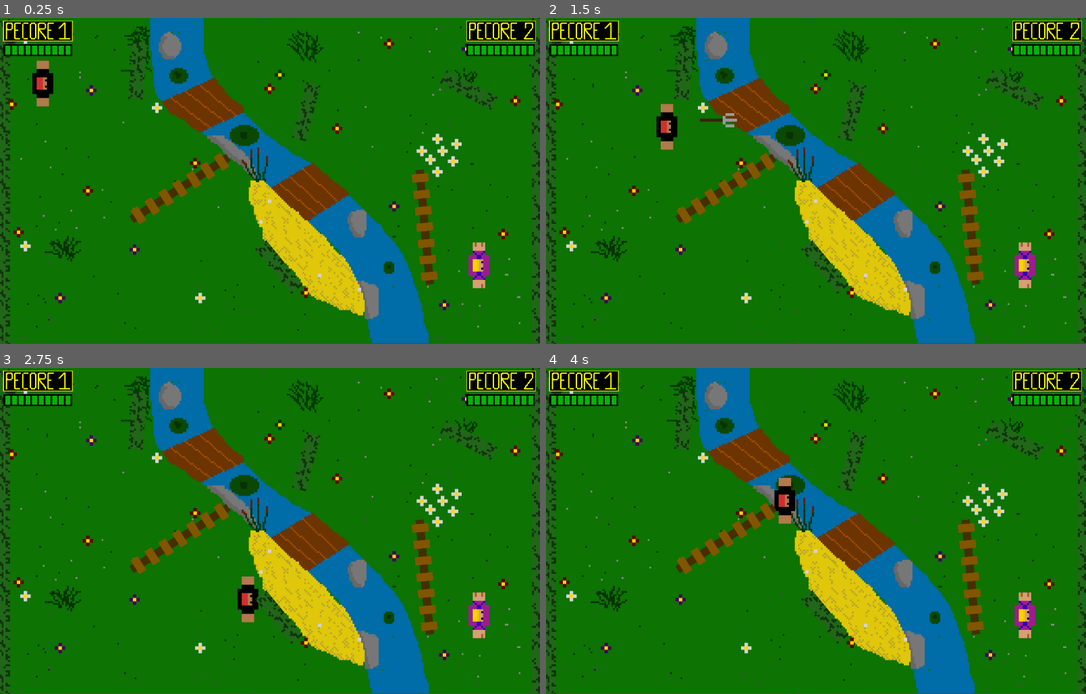
Above: before the commit, frames 1-4 (two rows, left to right).
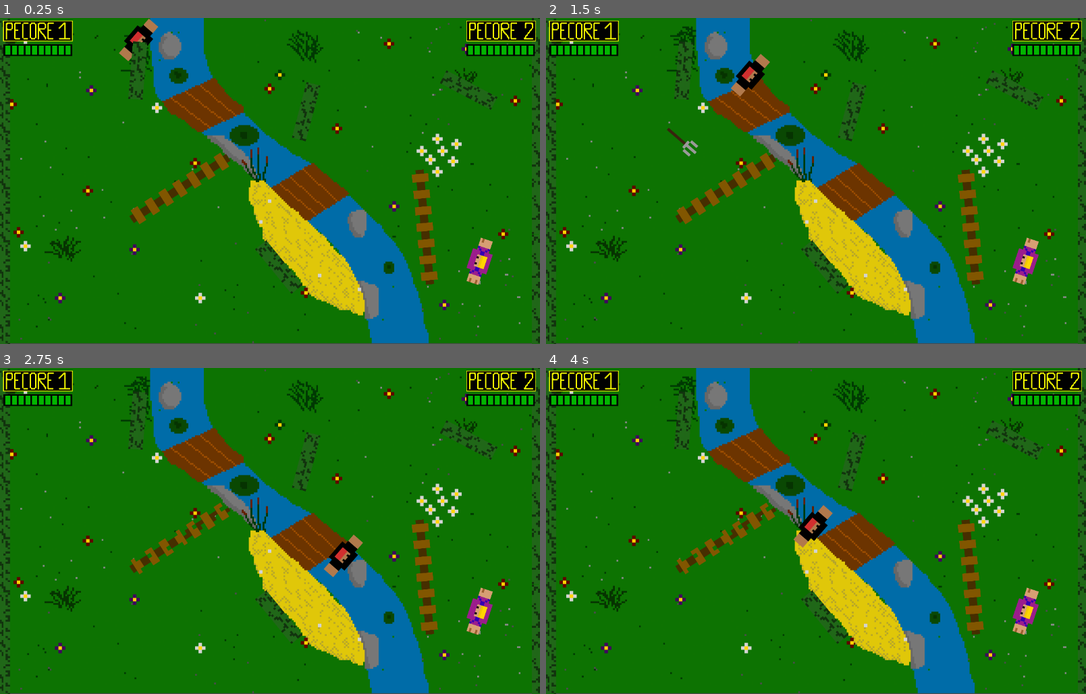
Above: after the commit, the same moments.

Repository: GuenotF/Proto_Pecore_Fight
Game: Godot game, scene res://_Scenes/Map.tscn
Two runs of this game, one before a commit and one after it. Both use one fixed random seed, a clock stepped at 60 frames per second and the inputs below. The engine's default icon, where the game draws it, is replaced by a stand-in: a white triangle on a blue panel in a dark square. Sound files missing from this copy of the repository are replaced by a short silence.
Inputs (mouse positions are in pixels of both pictures, inside the frame that each line leads up to):
- Up to frame 1 (0.25 s): no input
- Up to frame 2 (1.5 s): tap Enter at 0.5 s; move the mouse to (934, 164) at 0.52 s; hold D (move_right) 0.53-1.28 s; hold Space (ui_select) 0.53-1.28 s; move the mouse to (708, 197) at 1.27 s; hold S (move_down) from 1.28 s (still down); click (708, 197) at 1.35 s
- Up to frame 3 (2.75 s): tap Space (ui_select) at 1.52, 1.55, 1.82 s; move the mouse to (324, 459) at 2.02 s; release S (move_down) at 2.03 s; hold D (move_right) from 2.03 s (still down); hold Space (ui_select) from 2.03 s (still down)
- Up to frame 4 (4 s): move the mouse to (789, 596) at 2.77 s; release D (move_right) at 2.78 s; release Space (ui_select) at 2.78 s; hold Z (move_up) 2.78-3.53 s; click (789, 596) at 2.85 s; tap Space (ui_select) at 3.02, 3.05, 3.32 s; move the mouse to (978, 579) at 3.52 s; hold Q (move_left) from 3.53 s (still down); hold Space (ui_select) from 3.53 s (still down)

The runs differ from the first frame. In frame 1, 1.2% of the frame differs, in the area x 6-92%, y 0-84%; in frame 2, 1.5%, in the area x 20-92%, y 10-84%; in frame 3, 1.4%; in frame 4, 1.4%.
Error after the commit: Invalid call. Nonexistent function 'add_' in base 'Sprite'. (res://Scripts/Player.gd:108)

Commit message:
Deadzone and test ad sprite

Diff:
--- a/Scripts/HUD.gd
+++ b/Scripts/HUD.gd
@@ -22,6 +22,7 @@
 
 var p1_winned = false;
 var p2_winned = false;
+var game_over = false;
 
 # Called when the node enters the scene tree for the first time.
 func _ready():
@@ -41,6 +42,7 @@
 	$hurt1.play()
 	life_p1_sprite.set_texture(life[hp])
 	if hp == 0:
+		game_over = true
 		p2_winned = true
 		$sound_P2_Wins.play()
 		p2_wins.show()
@@ -50,6 +52,7 @@
 	$hurt2.play()
 	life_p2_sprite.set_texture(life[hp])
 	if hp == 0:
+		game_over = true
 		p1_winned = true
 		$sound_P1_Wins.play()
 		p1_wins.show()
--- a/Scripts/Map.gd
+++ b/Scripts/Map.gd
@@ -13,6 +13,6 @@
 
 
 func _process(delta):
-	if $HUD.p1_winned or $HUD.p2_winned:
+	if $HUD.game_over:
 		if Input.is_action_pressed("start"):
 			get_tree().reload_current_scene()
--- a/Scripts/Player.gd
+++ b/Scripts/Player.gd
@@ -1,4 +1,6 @@
 extends KinematicBody2D
+
+var sprite = Sprite.new()
 
 var weapon = preload("res://_Scenes/Weapons/Weapon_Fork.tscn")
 
@@ -24,6 +26,9 @@
 	screen_size = get_viewport_rect().size
 
 func _physics_process(_delta):
+
+	addSprite()
+
 	# Manage Movement
 	movedir.x = -Input.get_action_strength("move_left") + Input.get_action_strength("move_right")
 	movedir.y = +Input.get_action_strength("move_down") - Input.get_action_strength("move_up")
@@ -49,13 +54,14 @@
 
 func aim():
 	# Manage Rotation
-	#if  look_dir.length() >= deadzone:
 	look_dir.x = Input.get_joy_axis(0, JOY_AXIS_2)
 	look_dir.y = Input.get_joy_axis(0, JOY_AXIS_3)
-	rotation = look_dir.angle()
+
+	if  look_dir.length() >= deadzone:
+		rotation = look_dir.angle()
 	#else:
-	look_dir.x = 0
-	look_dir.y = 0
+	#look_dir.x = 0
+	#look_dir.y = 0
 
 func shoot():
 	var w = weapon.instance()
@@ -80,9 +86,10 @@
 	bleeds()
 
 	#print("Player " + life)
-	get_node("../HUD").update_Life_p1(life)
-	if life <= 0:
-		self.queue_free()
+	if !get_node("../HUD").game_over:
+		get_node("../HUD").update_Life_p1(life)
+		if life <= 0:
+			self.queue_free()
 
 func slow():
 	is_slowed = true
@@ -94,3 +101,8 @@
 	$Blood.show()
 	yield(get_tree().create_timer(bleed_duration), "timeout")
 	$Blood.hide()
+
+func addSprite():
+	sprite.texture = load("res://icon.png")
+	if Input.is_action_pressed("ui_select"):
+		$Sprite.add_(sprite)
--- a/Scripts/Player2.gd
+++ b/Scripts/Player2.gd
@@ -47,13 +47,13 @@
 
 func aim():
 	# Manage Rotation
-	#if  look_dir.length() >= deadzone:
 	look_dir.x = Input.get_joy_axis(1, JOY_AXIS_2)
 	look_dir.y = Input.get_joy_axis(1, JOY_AXIS_3)
-	rotation = look_dir.angle()
+	if  look_dir.length() >= deadzone:
+		rotation = look_dir.angle()
 	#else:
-	look_dir.x = 0
-	look_dir.y = 0
+	#look_dir.x = 0
+	#look_dir.y = 0
 
 func shoot():
 	var w = weapon.instance()
@@ -76,9 +76,10 @@
 	bleeds()
 
 	#print("Player " + life)
-	get_node("../HUD").update_Life_p2(life)
-	if life <= 0:
-		self.queue_free()
+	if !get_node("../HUD").game_over:
+		get_node("../HUD").update_Life_p2(life)
+		if life <= 0:
+			self.queue_free()
 
 func slow():
 	is_slowed = true
--- a/_Scenes/Player1.tscn
+++ b/_Scenes/Player1.tscn
@@ -37,6 +37,7 @@
 texture = ExtResource( 3 )
 
 [node name="Sprite" type="Sprite" parent="."]
+position = Vector2( 173.872, -370.618 )
 rotation = 1.5708
 texture = ExtResource( 1 )
 
@@ -44,6 +45,12 @@
 position = Vector2( 0, 7.68842 )
 rotation = 1.5708
 shape = SubResource( 2 )
+__meta__ = {
+"_edit_lock_": true
+}
 
 [node name="Shoot_Start" type="Position2D" parent="."]
 position = Vector2( 23.5718, 79.6948 )
+__meta__ = {
+"_edit_lock_": true
+}
--- a/_Scenes/Weapons/Weapon_Shovel.tscn
+++ b/_Scenes/Weapons/Weapon_Shovel.tscn
@@ -23,23 +23,22 @@
 "speed": 30.0
 } ]
 
-[sub_resource type="CapsuleShape2D" id=1]
+[sub_resource type="CapsuleShape2D" id=2]
 radius = 26.1233
 height = 95.6033
 
 [node name="Weapon_Shovel" type="Area2D"]
 script = ExtResource( 1 )
 speed = 1500
-weapon_range = 0.5
 
 [node name="AnimatedSprite" type="AnimatedSprite" parent="."]
 rotation = 1.5708
-frames = SubResource( 2 )
+frames = SubResource( 1 )
 animation = "destroy"
 
 [node name="CollisionShape2D" type="CollisionShape2D" parent="."]
 rotation = 1.5708
-shape = SubResource( 1 )
+shape = SubResource( 2 )
 
 [node name="VisibilityNotifier2D" type="VisibilityNotifier2D" parent="."]
 [connection signal="body_entered" from="." to="." method="_on_Weapon_Pan_body_entered"]
Not shown: 1 places in _Scenes/Weapons/Weapon_Shovel.tscn that only renumber resources
